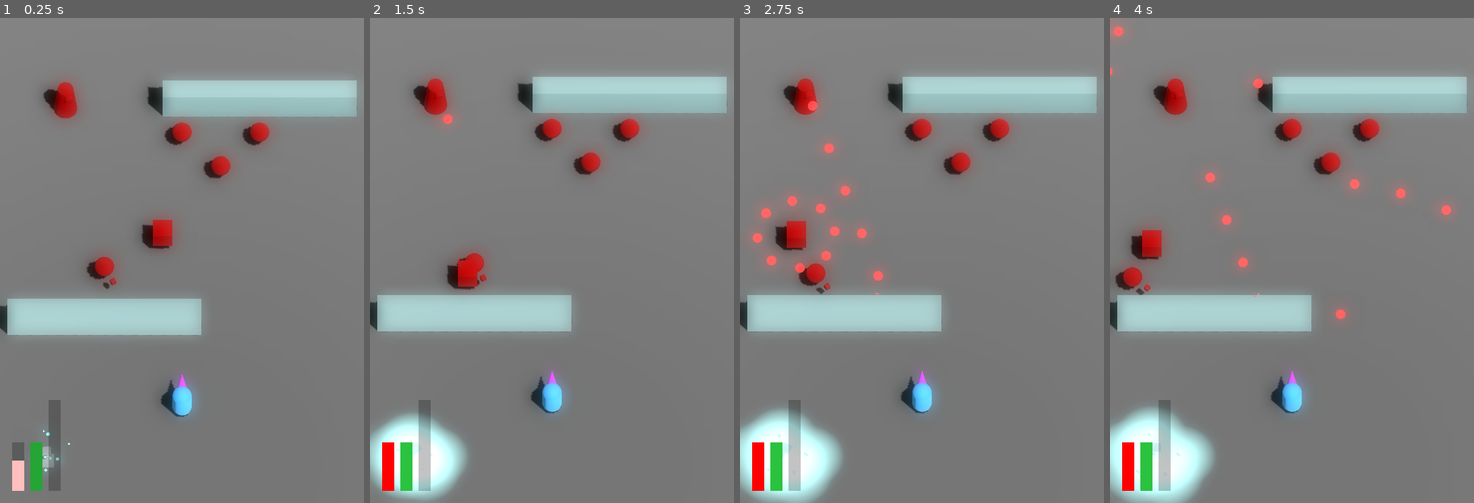
Above: before the commit, frames 1-4 (left to right).
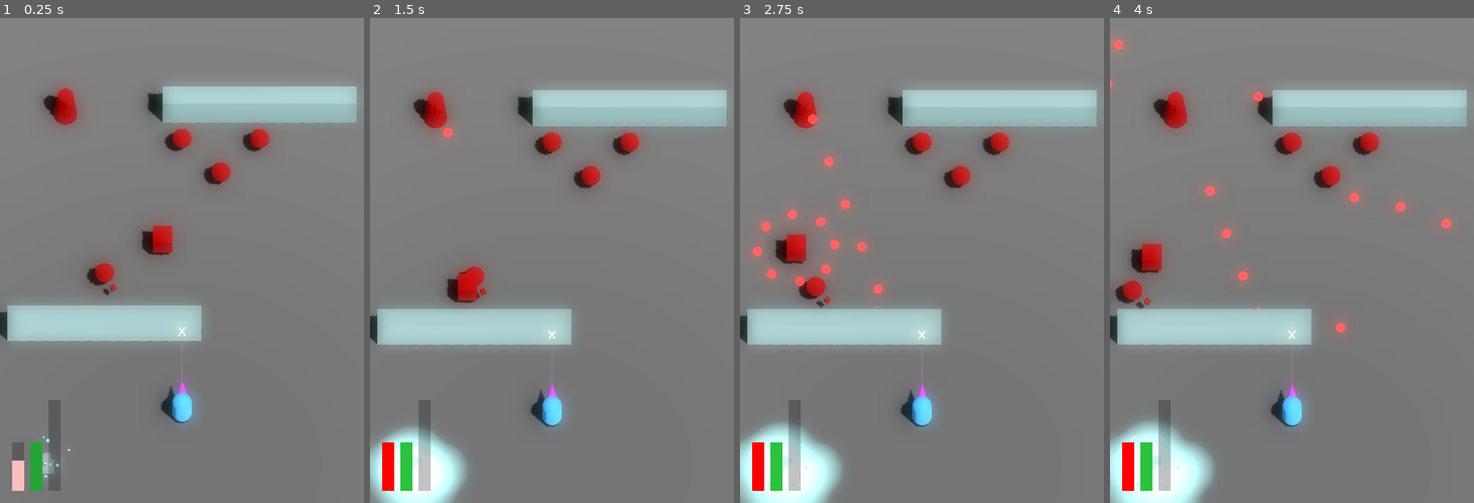
Above: after the commit, the same moments.

Repository: JackEvans24/bullet-absorb
Game: Godot game, scene res://scenes/main.tscn
Two runs of this game, one before a commit and one after it. Both use one fixed random seed, a clock stepped at 60 frames per second and the inputs below.
Inputs:
- Up to frame 1 (0.25 s): no input
- Up to frame 2 (1.5 s): no input
- Up to frame 3 (2.75 s): no input
- Up to frame 4 (4 s): no input

The runs differ from the first frame. In frame 1, 5.0% of the frame differs, in the area x 0-98%, y 12-95%; in frame 2, 13%; in frame 3, 15%, in the area x 0-99%, y 12-100%; in frame 4, 14%.

Commit message:
feat: add aim indicator (#14)
* chore: script update on cameras

* feat: add aim reticule to follow current aim position

* feat: add line between player and reticule

* chore: update hud bar speeds

Diff:
--- a/prefabs/player.tscn
+++ b/prefabs/player.tscn
@@ -21,6 +21,7 @@
 [ext_resource type="Script" path="res://scripts/mechanics/player/dash.gd" id="11_s2u1f"]
 [ext_resource type="Material" uid="uid://dlj8u7o0rqldc" path="res://materials/player/player_recovery.tres" id="12_cbt3u"]
 [ext_resource type="Material" uid="uid://bl15jqbmjfvys" path="res://materials/player/player_dash_particle.tres" id="20_n80do"]
+[ext_resource type="Script" path="res://scripts/mechanics/player/reticule.gd" id="21_tbx8f"]
 
 [sub_resource type="SphereShape3D" id="SphereShape3D_4kfv7"]
 radius = 5.0
@@ -88,11 +89,32 @@
 radius = 0.1
 height = 0.2
 
+[sub_resource type="StandardMaterial3D" id="StandardMaterial3D_ujjva"]
+render_priority = 22
+no_depth_test = true
+shading_mode = 0
+albedo_color = Color(1, 0.964, 0.64, 1)
+disable_receive_shadows = true
+
+[sub_resource type="TextMesh" id="TextMesh_6c04p"]
+material = SubResource("StandardMaterial3D_ujjva")
+text = "X"
+font_size = 64
+uppercase = true
+
+[sub_resource type="StandardMaterial3D" id="StandardMaterial3D_rafrx"]
+transparency = 1
+shading_mode = 0
+albedo_color = Color(1, 0.909804, 0.619608, 0.0784314)
+
+[sub_resource type="BoxMesh" id="BoxMesh_eaivj"]
+material = SubResource("StandardMaterial3D_rafrx")
+size = Vector3(0.05, 1, 0.05)
+
 [node name="Player" type="CharacterBody3D"]
 transform = Transform3D(1, 0, 0, 0, 1, 0, 0, 0, 1, 0, 1, 0)
 collision_layer = 2
 script = ExtResource("1_u023k")
-fall_acceleration = null
 
 [node name="MoveState" type="Node" parent="."]
 script = ExtResource("2_pauji")
@@ -211,7 +233,25 @@
 draw_pass_1 = SubResource("SphereMesh_3tq4p")
 
 [node name="CameraFollowPoint" type="Node3D" parent="Pivot"]
-transform = Transform3D(1, 0, 0, 0, 1, 0, 0, 0, 1, 0, 0, -4)
+transform = Transform3D(1, 0, 0, 0, 1, 0, 0, 0, 1, 0, 0, -6)
+
+[node name="Reticule" type="Node3D" parent="Pivot"]
+script = ExtResource("21_tbx8f")
+line_offset = Vector3(0, 0, -0.4)
+
+[node name="Mesh" type="MeshInstance3D" parent="Pivot/Reticule"]
+transform = Transform3D(1, 0, 0, 0, -4.37114e-08, -1, 0, 1, -4.37114e-08, 0, 0.5, -5)
+cast_shadow = 0
+mesh = SubResource("TextMesh_6c04p")
+skeleton = NodePath("../..")
+
+[node name="Line" type="MeshInstance3D" parent="Pivot/Reticule"]
+transform = Transform3D(1, 0, 0, 0, -4.37114e-08, -1, 0, 1, -4.37114e-08, 0, 0.5, -5)
+cast_shadow = 0
+mesh = SubResource("BoxMesh_eaivj")
+skeleton = NodePath("../..")
+
+[node name="DistanceCheck" type="RayCast3D" parent="Pivot/Reticule"]
 
 [node name="GroundDetection" type="CollisionShape3D" parent="."]
 shape = ExtResource("11_p7nyd")
--- a/scenes/hud.tscn
+++ b/scenes/hud.tscn
@@ -28,6 +28,7 @@
 offset_bottom = -20.0
 grow_horizontal = 0
 grow_vertical = 0
+bar_speed = 6.0
 bar_colour = Color(0.1672, 0.76, 0.24624, 1)
 color_decay = 2.0
 flash_colour = Color(0.1166, 0.53, 0.17172, 1)
@@ -42,6 +43,7 @@
 offset_bottom = -20.0
 grow_horizontal = 0
 grow_vertical = 0
+bar_speed = 15.0
 bar_colour = Color(0.37, 0.958, 1, 1)
 color_decay = 2.0
 
--- /dev/null
+++ b/scripts/mechanics/player/reticule.gd
@@ -0,0 +1,25 @@
+class_name Reticule
+extends Node3D
+
+@export var max_reticule_distance := 6.0
+@export var line_offset := Vector3(0, 0, 0.5)
+@export_range(0.01, 1.0) var line_length_multiplier := 0.5
+
+@onready var reticule_mesh: MeshInstance3D = $Mesh
+@onready var line_mesh: MeshInstance3D = $Line
+@onready var distance_check: RayCast3D = $DistanceCheck
+
+func _ready():
+    distance_check.target_position = Vector3.FORWARD * max_reticule_distance
+
+func _physics_process(_delta):
+    if not distance_check.is_colliding():
+        set_mesh_positions(Vector3.FORWARD * max_reticule_distance)
+        return
+
+    set_mesh_positions(to_local(distance_check.get_collision_point()))
+
+func set_mesh_positions(reticule_position: Vector3):
+    reticule_mesh.position = reticule_position
+    line_mesh.position = reticule_position * 0.5 + line_offset
+    line_mesh.scale.y = reticule_position.z * line_length_multiplier
Not shown: 2 places in prefabs/cameras.tscn that only renumber resources
Not shown: 1 places in prefabs/player.tscn that only renumber resources
